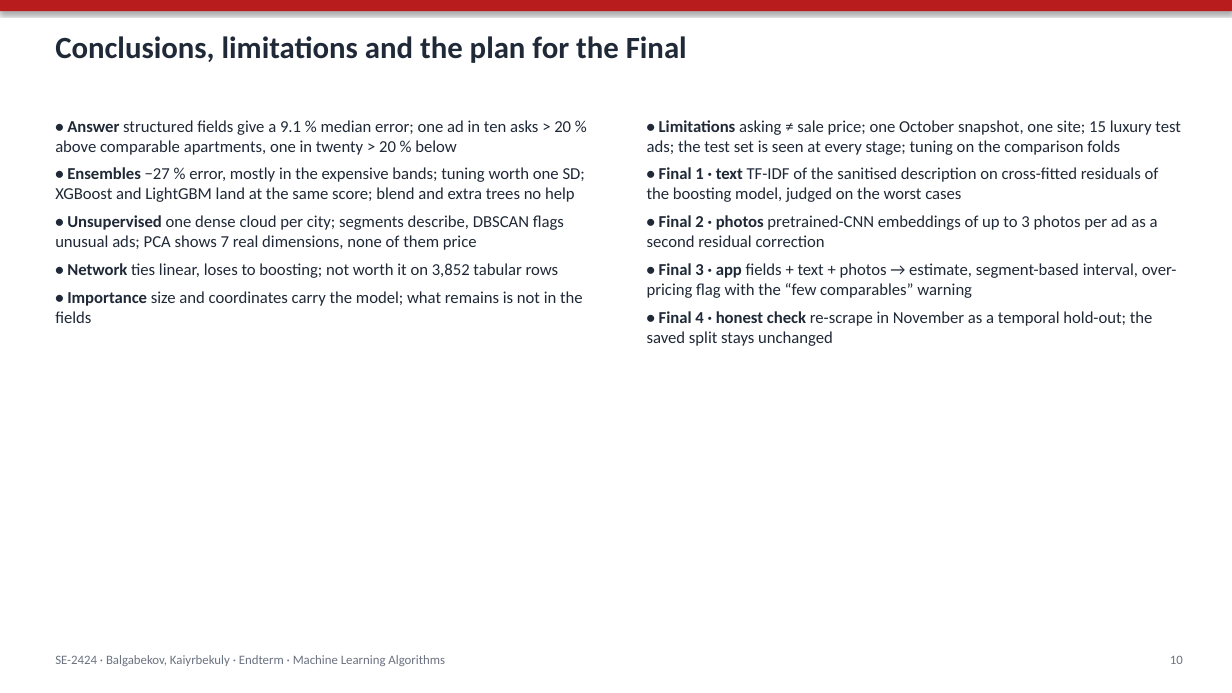
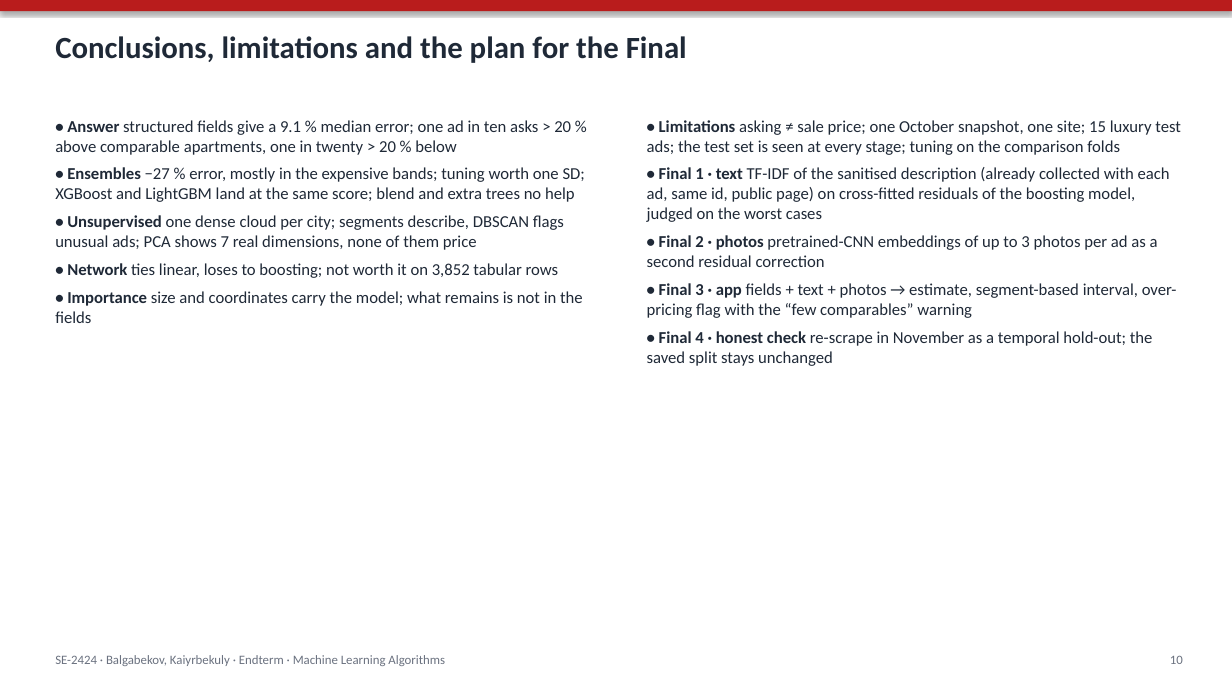
Before and after one commit to Newterios/mla_midtem, a slide deck: slide 10 of slides/Endterm_SE-2424_slides.pptx. Drawn at 1232x693 pixels with LibreOffice and Linux fonts; fonts in the diff are those of the drawing. Boxes give left, top, right and bottom in pixels: in the first picture for what was removed or moved away, otherwise in the second. Text is boxed around its words. In the diff, an @@ line names an element or a change of style, - is before the commit and + after.

```diff
--- a/slides/Endterm_SE-2424_slides.pptx
+++ b/slides/Endterm_SE-2424_slides.pptx
@@ text at (647,167,1170,222): text changed @@
-• Final 1 · text TF-IDF of the sanitised description on cross-fitted residuals of the boosting model, judged on the worst cases
+• Final 1 · text TF-IDF of the sanitised description (already collected with each ad, same id, public page) on cross-fitted residuals of the boosting model, judged on the worst cases
```
Also in this commit, not shown: 6 other files.
